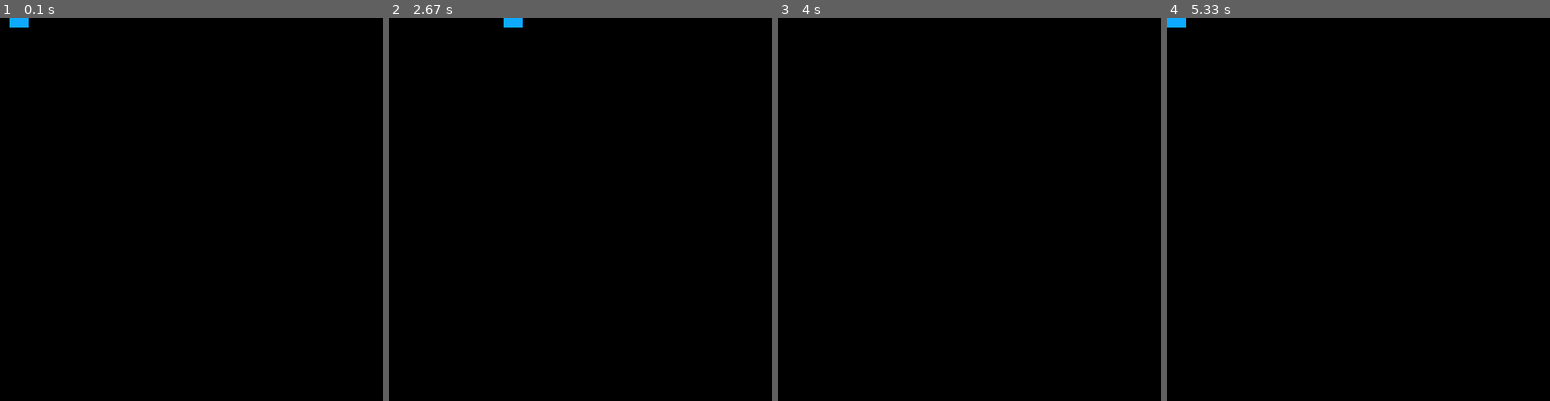
Above: before the commit, frames 1-4 (left to right).
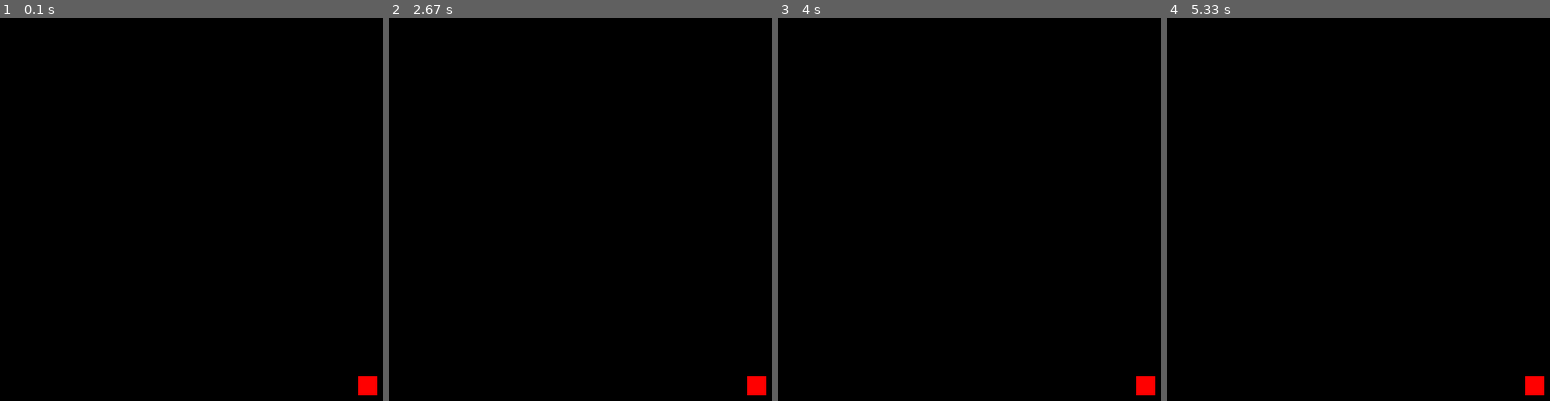
Above: after the commit, the same moments.

Repository: DangerMaster451/Pygame
Game: pygame game, started from code/renderer.py
The game is run twice, just before and just after one commit, with the same random seed, the same clock (stepped at 60 frames per second) and the same inputs.
Inputs:
- Up to frame 1 (0.1 s): no input
- Up to frame 2 (2.67 s): hold Right 0.33-0.8 s; hold Up 0.83-1.13 s; hold Down 2.23-2.53 s; hold Left from 2.57 s (still down)
- Up to frame 3 (4 s): release Left at 2.97 s; hold Up 3-3.37 s
- Up to frame 4 (5.33 s): hold Down 4.07-4.43 s; hold Left 4.47-4.93 s; hold Right from 4.97 s (still down)

The runs differ from the first frame. In frame 1, 0.4% of the frame differs, in the area x 2-99%, y 0-99%; in frame 2, 0.4%; in frame 3, 0.2%; in frame 4, 0.4%.

Commit message:
Added Blocks

Diff:
--- a/code/renderer.py
+++ b/code/renderer.py
@@ -5,8 +5,8 @@
 #classes
 class Player:
     def __init__(self):
-        self.x = 10
-        self.y = -10
+        self.x = 20
+        self.y = -20
         self.speed = 10
         self.size = 20
 
@@ -34,13 +34,18 @@
             self.x += self.speed / 2
             self.y += self.speed / 2
 
-
-
-
-
     def render(self):
         pygame.draw.rect(window, (13, 170, 255), (self.x, self.y, self.size, self.size))
 
+class Block:
+    def __init__(self):
+        self.x = 375
+        self.y = 375
+        self.speed = 10
+        self.size = 20
+
+    def render(self):
+        pygame.draw.rect(window, (255, 0, 0), (self.x, self.y, self.size, self.size))
 
 
 
@@ -52,6 +57,7 @@
 
 #Create Objects
 p = Player()
+b = Block()
 
 #Game Loop
 while True:
@@ -63,6 +69,7 @@
     window.fill((0, 0, 0))
     p.move()
     p.render()
+    b.render()
 
     for event in pygame.event.get():
         if event.type == pygame.QUIT:
